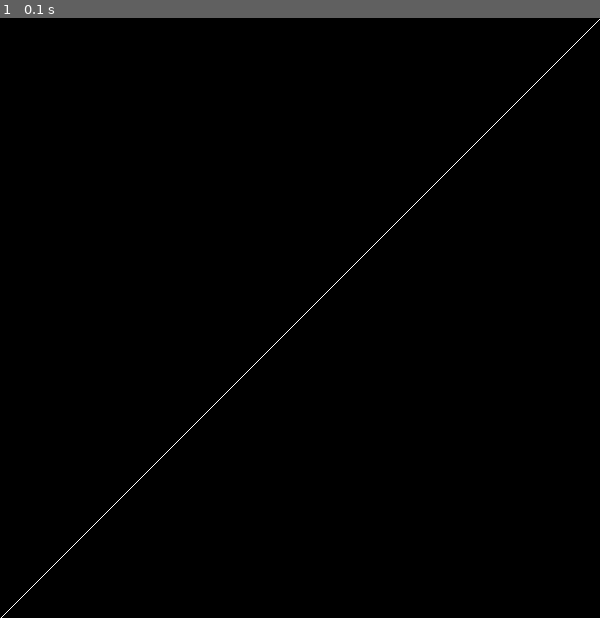
Above: before the commit, frame 1.
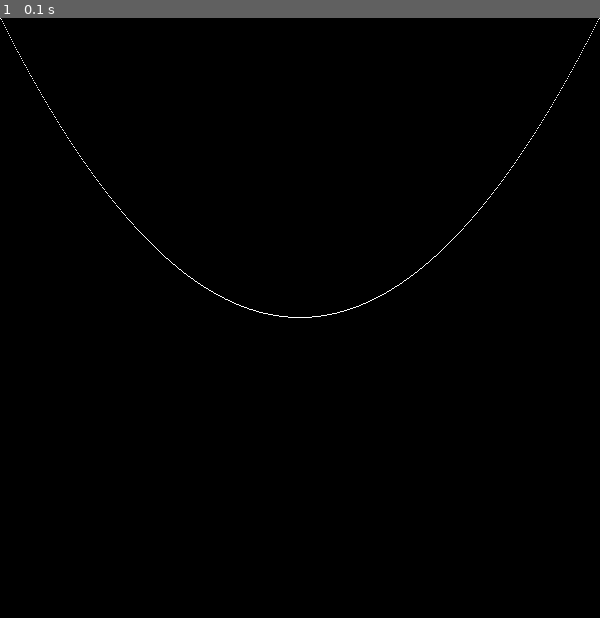
Above: after the commit, the same moment.

Repository: WorapatHongsetong/m7d7_plot_with_pygame
Game: pygame game, started from plot_pygame.py
The game is run twice, just before and just after one commit, with the same random seed, the same clock (stepped at 60 frames per second) and the same inputs.
Inputs:
- Up to frame 1 (0.1 s): no input

The runs differ from the first frame. In frame 1, 0.3% of the frame differs, in the area x 0-100%, y 0-100%.

Commit message:
square plot

Diff:
--- a/plot_pygame.py
+++ b/plot_pygame.py
@@ -7,6 +7,9 @@
 
 logger = logging.getLogger()
 logger.info("Program started")
+
+def square(x):
+    return x ** 2
 
 pygame.init()
 
@@ -26,10 +29,11 @@
 
     screen.fill((0, 0, 0))
 
-    for x in range(w):
-        x = w - x
-        y = h - x
-        screen.set_at((x, y), (255, 255, 255))
+    for x in range(0, 600):
+        x_real = 0.00668 * x - 2
+        y_real = (square(x_real))
+        y = int(-74.875 * y_real +299.5)
+        screen.set_at((int(x), int(y)), (255, 255, 255))
         # pygame.draw.line(screen, (0, 255, 0), (10, 10), (300, 300))
 
     pygame.display.flip()
--- /dev/null
+++ b/ploting.py
@@ -0,0 +1,6 @@
+import math
+
+def square(x):
+    x_real = 600 / 4 * x
+    y = (x_real ** 2) * 100
+    return y
